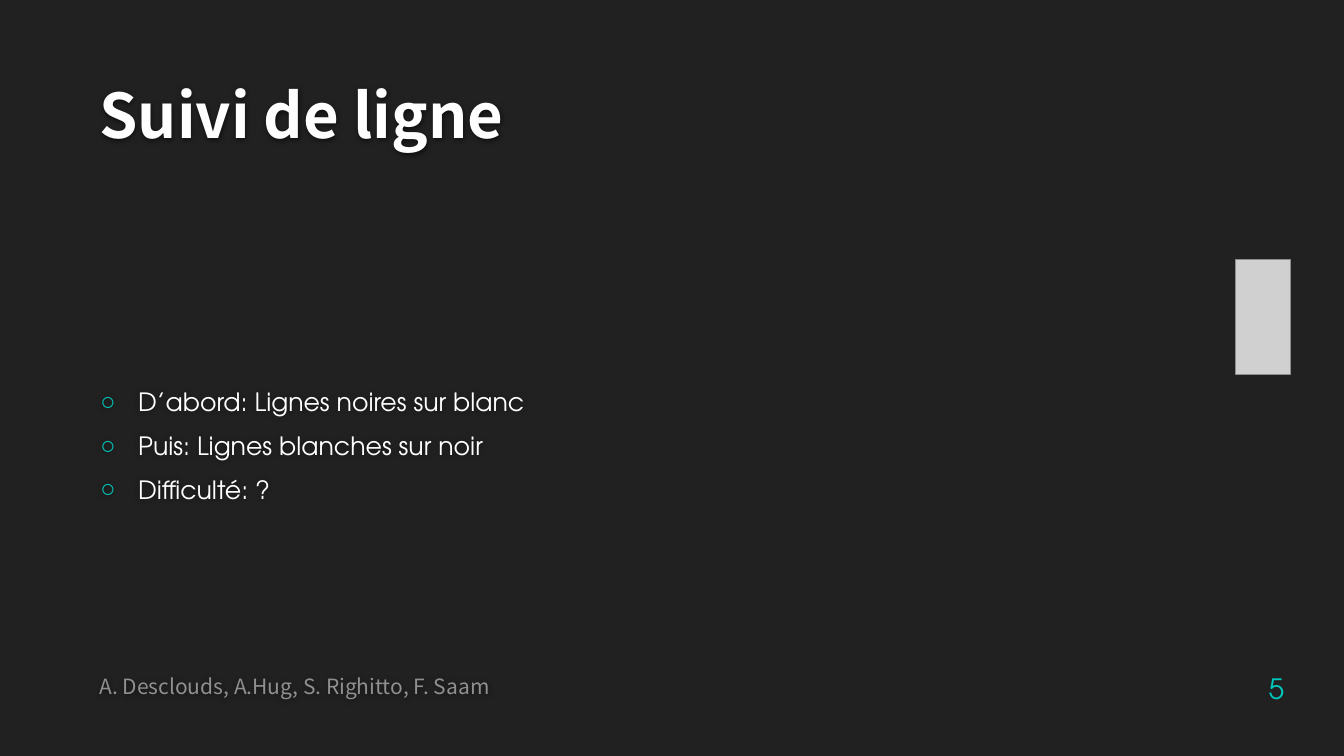
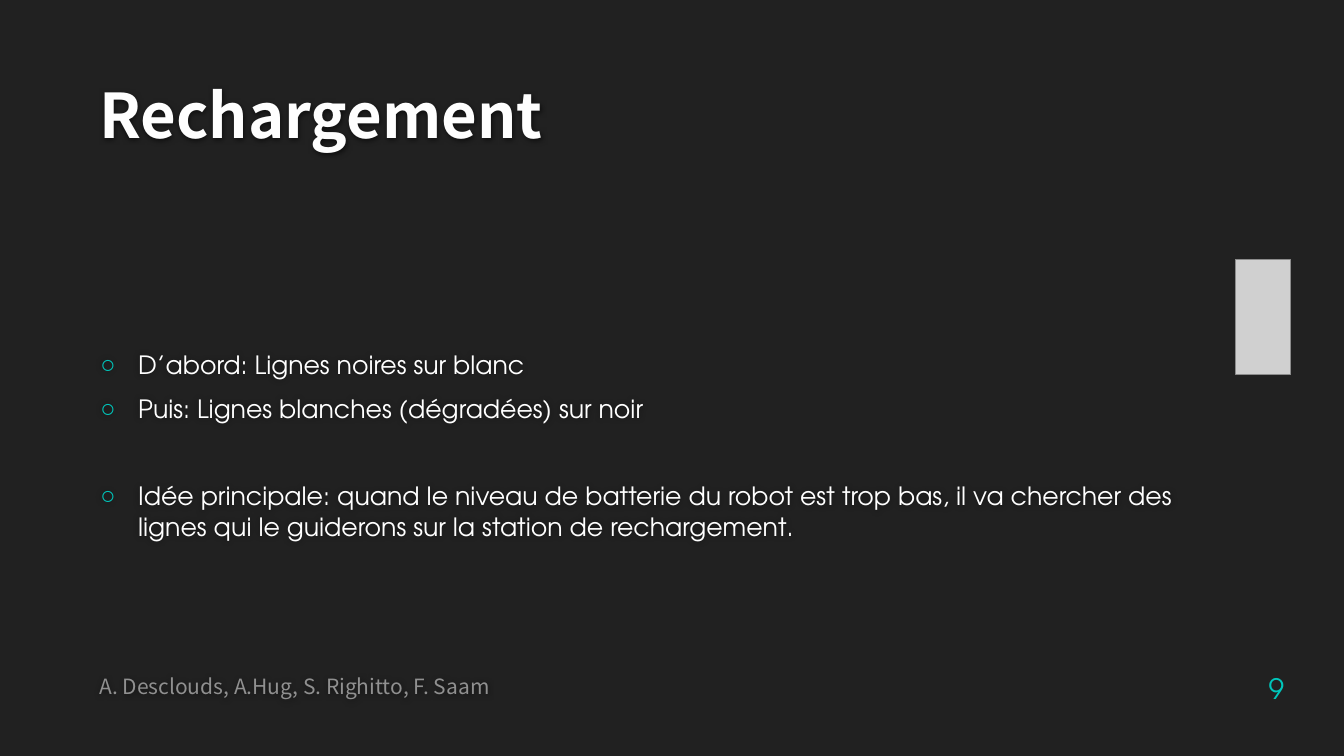
Before and after one commit to SimoneRighitto/SFT15_Elisa, a slide deck: slide 9 of Elisa-3_presentation.pptx (slide 5 before the commit). Drawn at 1344x756 pixels with LibreOffice and Linux fonts; fonts in the diff are those of the drawing; grey boxes stand for pictures; background and template pictures are left out. Boxes give left, top, right and bottom in pixels: in the first picture for what was removed or moved away, otherwise in the second. Text is boxed around its words. In the diff, an @@ line names an element or a change of style, - is before the commit and + after.

```diff
--- a/Elisa-3_presentation.pptx
+++ b/Elisa-3_presentation.pptx
@@ title at <box>99,89,543,153</box>: text changed @@
-Suivi de ligne
+Rechargement
@@ text at <box>138,399,1171,542</box>: text changed @@
-○ Puis: Lignes blanches sur noir
-○ Difficulté: ?
+○ Puis: Lignes blanches (dégradées) sur noir
+○ Idée principale: quand le niveau de batterie du robot est trop bas, il va chercher des lignes qui le guiderons sur la station de rechargement.
@@ page number at <box>1269,678,1285,699</box>: text changed @@
-5
+9
```
Also in this commit, not shown: 6 other slides changed, 9 slides added, 1 other file.
